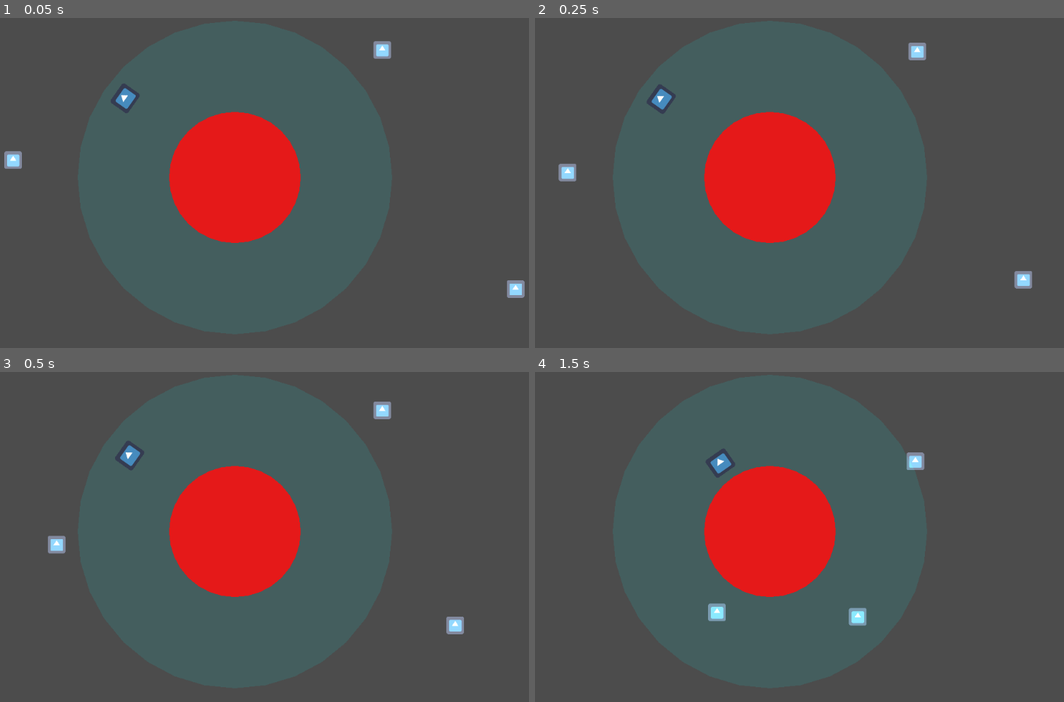
Above: before the commit, frames 1-4 (two rows, left to right).
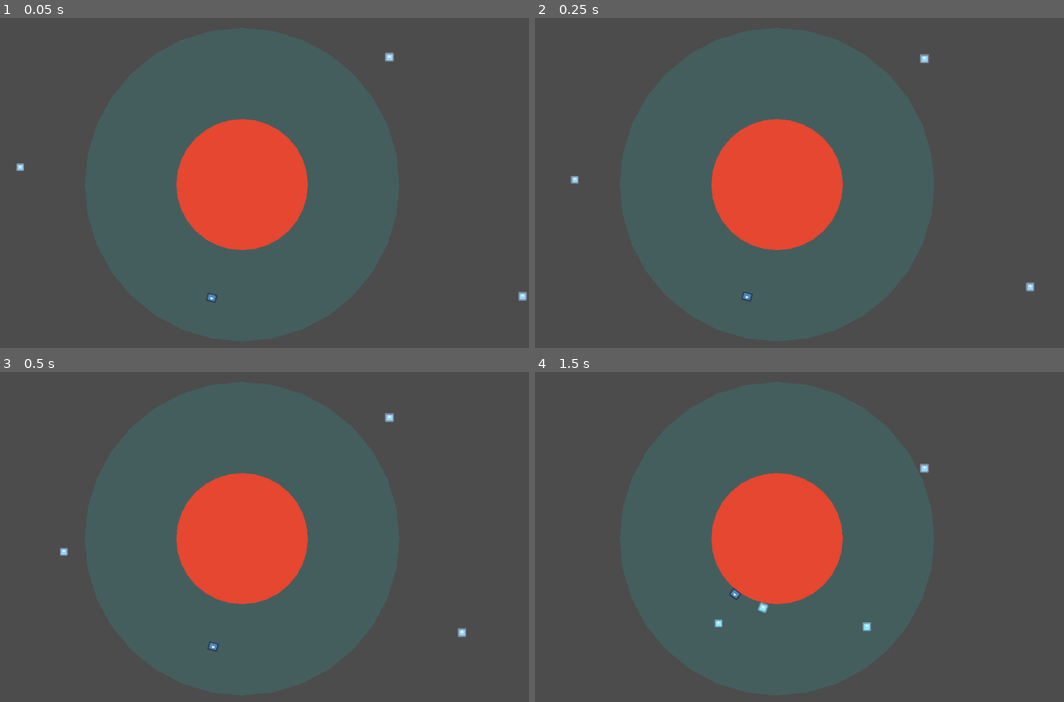
Above: after the commit, the same moments.

Repository: salveal/Astro-Rivals
Game: Godot game, scene res://scenes/main.tscn
The game is run twice, just before and just after one commit, with the same random seed, the same clock (stepped at 60 frames per second) and the same inputs. The engine's default icon, where the game draws it, is replaced by a stand-in: a white triangle on a blue panel in a dark square.
Inputs (mouse positions are in pixels of both pictures, inside the frame that each line leads up to):
- Up to frame 1 (0.05 s): no input
- Up to frame 2 (0.25 s): no input
- Up to frame 3 (0.5 s): no input
- Up to frame 4 (1.5 s): move the mouse to (905, 520) at 0.52 s; hold D (move_right) from 0.53 s (still down); click (905, 520) at 0.6 s; tap W (jump) at 0.77 s; move the mouse to (667, 553) at 1.27 s; tap O (add_grav) at 1.35 s

The runs differ from the first frame. In frame 1, 9.4% of the frame differs, in the area x 0-100%, y 7-87%; in frame 2, 9.4%; in frame 3, 9.4%; in frame 4, 9.5%, in the area x 31-75%, y 23-79%.

Commit message:
Gravedad, Player y disparos
- Se arreglo la gravedad del planeta en posicion erronea
- Se arreglo la gravedad para el jugador
- jugador no puede saltar más de dos veces
- Influye el area de la gravedad del planeta al jugador
- Se agregaron disparos al jugador, el cual puede controlarlo con el mouse y
el click izquierdo

Diff:
--- a/AstroRivals/project.godot
+++ b/AstroRivals/project.godot
@@ -45,6 +45,11 @@
 "events": [ Object(InputEventKey,"resource_local_to_scene":false,"resource_name":"","device":0,"alt":false,"shift":false,"control":false,"meta":false,"command":false,"pressed":false,"scancode":80,"physical_scancode":0,"unicode":0,"echo":false,"script":null)
  ]
 }
+shoot={
+"deadzone": 0.5,
+"events": [ Object(InputEventMouseButton,"resource_local_to_scene":false,"resource_name":"","device":0,"alt":false,"shift":false,"control":false,"meta":false,"command":false,"button_mask":0,"position":Vector2( 0, 0 ),"global_position":Vector2( 0, 0 ),"factor":1.0,"button_index":1,"pressed":false,"doubleclick":false,"script":null)
+ ]
+}
 
 [physics]
 
--- a/AstroRivals/scenes/Player.gd
+++ b/AstroRivals/scenes/Player.gd
@@ -3,17 +3,26 @@
 var GRAVITY = 5000
 var MAX_SPEED = 4000
 var JUMP = 2500
+var MAX_POWER = 200
+var MIN_POWER = 0
 
 onready var Planet = get_parent().get_node("Planet")
+onready var power_bar = $PowerBar
+var BULLET = preload("res://scenes/bullet.tscn")
 
 var direction = 0
 var speed = Vector2()
 var velocity = Vector2()
 var grav_point = Vector2()
+var generate_shoot = false
+var rate = 2
+var power = 0
 
 # Called when the node enters the scene tree for the first time.
 func _ready():
 	grav_point = Planet.global_position
+	power = 0
+	print(grav_point)
 
 func get_rotation_player(grav_vector):
 	var rotation = Vector2(0,1)
@@ -66,3 +75,23 @@
 		GRAVITY += 1000
 	elif Input.is_action_pressed("low_grav"):
 		GRAVITY -= 1000
+
+	if generate_shoot == true:
+		if generate_shoot and (power > MAX_POWER or power < MIN_POWER):
+			rate = -rate
+
+		power += rate
+		power_bar.value = power
+		if Input.is_action_just_released("shoot"):
+			var bullet = BULLET.instance()
+			var mouse_position = get_global_mouse_position()
+			bullet.global_position = global_position - (global_position - mouse_position).normalized() * 25
+			bullet.linear_velocity = (mouse_position - global_position).normalized() * power * 2
+			get_parent().add_child(bullet)
+			generate_shoot = false
+			power = 0
+			power_bar.value = power
+
+	# Generar disparo
+	if Input.is_action_just_pressed("shoot"):
+		generate_shoot = true
--- /dev/null
+++ b/AstroRivals/scenes/bullet.tscn
@@ -0,0 +1,24 @@
+[gd_scene load_steps=4 format=2]
+
+[ext_resource path="res://icon.png" type="Texture" id=1]
+
+[sub_resource type="RectangleShape2D" id=1]
+extents = Vector2( 15.875, 16.5 )
+
+[sub_resource type="CanvasItemMaterial" id=2]
+blend_mode = 1
+
+[node name="BloqueRigid" type="RigidBody2D"]
+linear_velocity = Vector2( 180, 100 )
+
+[node name="CollisionShape2D" type="CollisionShape2D" parent="."]
+scale = Vector2( 0.5, 0.5 )
+shape = SubResource( 1 )
+
+[node name="Sprite" type="Sprite" parent="."]
+material = SubResource( 2 )
+scale = Vector2( 0.25, 0.25 )
+texture = ExtResource( 1 )
+__meta__ = {
+"_editor_description_": ""
+}
--- a/AstroRivals/scenes/main.gd
+++ b/AstroRivals/scenes/main.gd
@@ -4,7 +4,7 @@
 	pass # Replace with function body.
 
 func _draw():
-	draw_circle($Planet.position, $Planet/CollisionShape2D.shape.radius, Color(1,0,0,1))
+	draw_circle($Planet.position, $Planet/CollisionShape2D.shape.radius, Color(1,0.2,0.1,1))
 	draw_circle($Planet.position, $Planet/Gravity/CollisionShape2D.shape.radius, Color(0,1,1,0.1))
 
 # Called every frame. 'delta' is the elapsed time since the previous frame.
--- a/AstroRivals/scenes/main.tscn
+++ b/AstroRivals/scenes/main.tscn
@@ -6,13 +6,25 @@
 [ext_resource path="res://scenes/main.gd" type="Script" id=4]
 
 [sub_resource type="RectangleShape2D" id=2]
-extents = Vector2( 31.5, 30 )
+extents = Vector2( 15.75, 15 )
 
 [sub_resource type="CanvasItemMaterial" id=3]
 blend_mode = 1
 
 [sub_resource type="RectangleShape2D" id=7]
-extents = Vector2( 20.75, 18.75 )
+extents = Vector2( 8.75, 7.21875 )
+
+[sub_resource type="StyleBoxFlat" id=8]
+bg_color = Color( 0.996078, 0.054902, 0.054902, 1 )
+border_color = Color( 0, 0, 0, 1 )
+border_blend = true
+corner_radius_top_left = 50
+corner_radius_top_right = 50
+corner_radius_bottom_right = 50
+corner_radius_bottom_left = 50
+
+[sub_resource type="StyleBoxFlat" id=9]
+bg_color = Color( 0.6, 0.6, 0.6, 0 )
 
 [sub_resource type="CircleShape2D" id=6]
 radius = 119.218
@@ -21,7 +33,6 @@
 radius = 285.028
 
 [node name="mainScene" type="Node2D"]
-position = Vector2( -13, -13 )
 script = ExtResource( 4 )
 
 [node name="BloqueRigid" type="RigidBody2D" parent="."]
@@ -34,7 +45,8 @@
 
 [node name="Sprite" type="Sprite" parent="BloqueRigid"]
 material = SubResource( 3 )
-scale = Vector2( 0.5, 0.5 )
+position = Vector2( -1.90735e-06, 3.8147e-06 )
+scale = Vector2( 0.21875, 0.21875 )
 texture = ExtResource( 1 )
 
 [node name="BloqueRigid2" type="RigidBody2D" parent="."]
@@ -47,7 +59,8 @@
 
 [node name="Sprite" type="Sprite" parent="BloqueRigid2"]
 material = SubResource( 3 )
-scale = Vector2( 0.5, 0.5 )
+position = Vector2( -0.500042, 7.62939e-06 )
+scale = Vector2( 0.234376, 0.25 )
 texture = ExtResource( 1 )
 
 [node name="BloqueRigid3" type="RigidBody2D" parent="."]
@@ -59,28 +72,33 @@
 
 [node name="Sprite" type="Sprite" parent="BloqueRigid3"]
 material = SubResource( 3 )
-scale = Vector2( 0.5, 0.5 )
+scale = Vector2( 0.25, 0.25 )
 texture = ExtResource( 1 )
 
 [node name="Player" type="KinematicBody2D" parent="."]
-position = Vector2( 305, 159 )
+position = Vector2( 449, 509 )
 script = ExtResource( 2 )
 
 [node name="Sprite" type="Sprite" parent="Player"]
-scale = Vector2( 0.671875, 0.609375 )
+scale = Vector2( 0.289062, 0.242187 )
 texture = ExtResource( 1 )
 
 [node name="CollisionShape2D" type="CollisionShape2D" parent="Player"]
 z_index = 7
 shape = SubResource( 7 )
 
-[node name="pos" type="Label" parent="Player"]
-margin_left = -37.8213
-margin_top = -76.613
-margin_right = 128.179
-margin_bottom = -20.613
-custom_colors/font_color = Color( 1, 0, 0, 1 )
-uppercase = true
+[node name="PowerBar" type="ProgressBar" parent="Player"]
+margin_left = -13.0
+margin_top = -15.0
+margin_right = 91.0
+margin_bottom = 7.0
+rect_scale = Vector2( 0.25, 0.25 )
+custom_styles/fg = SubResource( 8 )
+custom_styles/bg = SubResource( 9 )
+max_value = 200.0
+step = 1.0
+rounded = true
+percent_visible = false
 
 [node name="Planet" type="StaticBody2D" parent="."]
 position = Vector2( 504, 303 )
@@ -90,7 +108,6 @@
 
 [node name="Gravity" type="Area2D" parent="Planet"]
 visible = false
-position = Vector2( 2, 0 )
 space_override = 3
 gravity_point = true
 gravity_vec = Vector2( 0, 0 )
Not shown: 1 places in AstroRivals/scenes/main.tscn that only renumber resources
